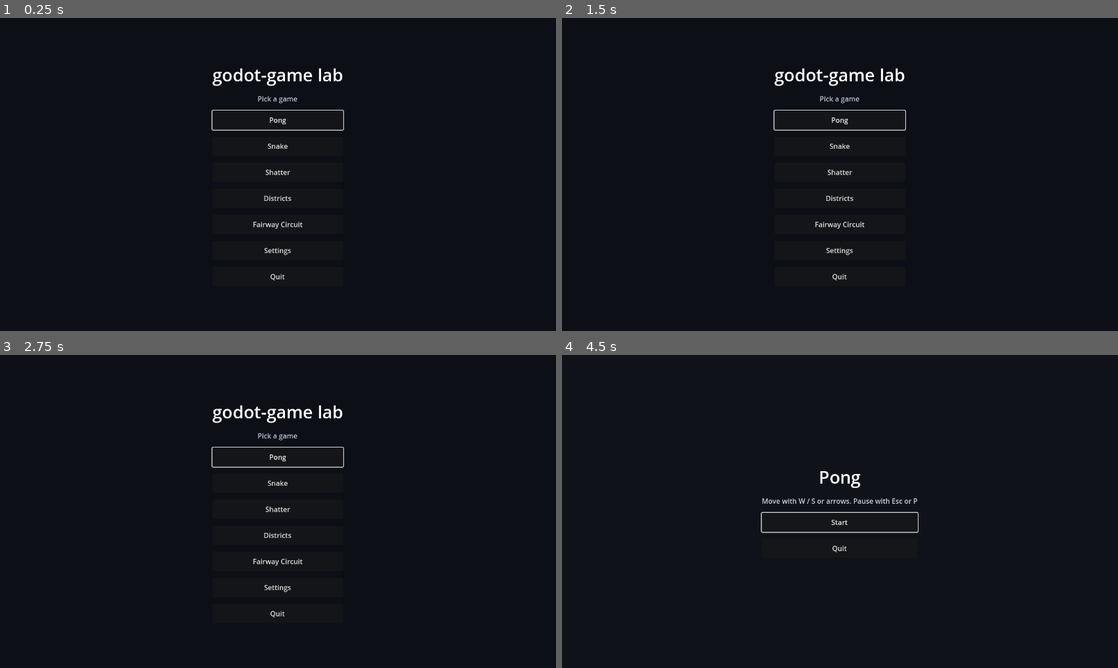
Above: before the commit, frames 1-4 (two rows, left to right).
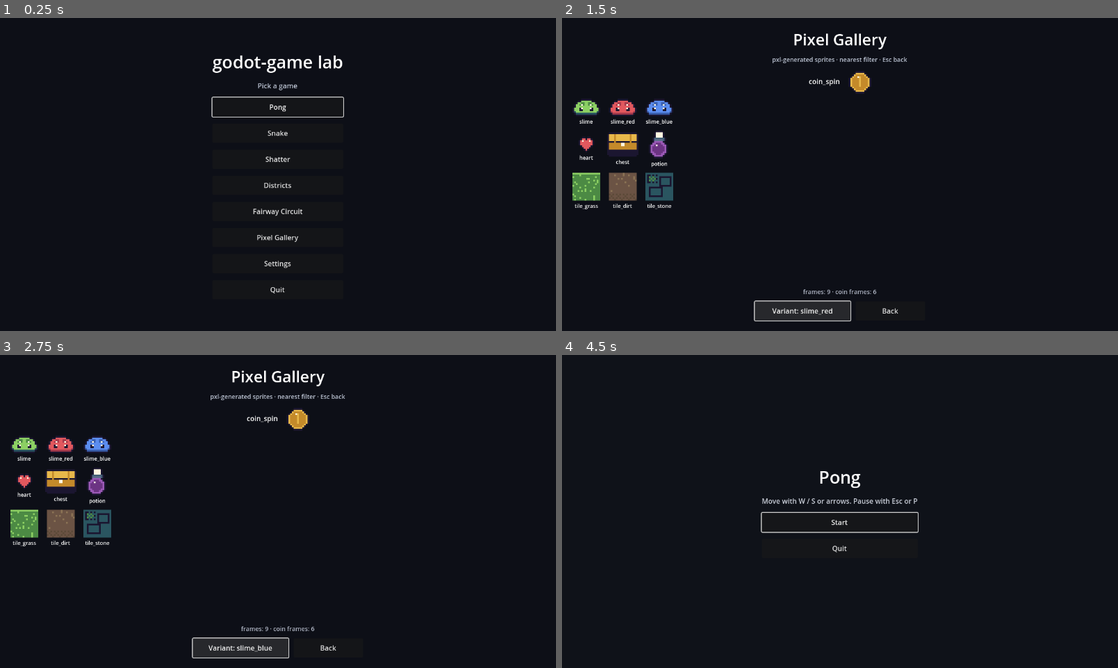
Above: after the commit, the same moments.

Repository: kblaszki/godot-game
Game: Godot game, scene res://lab/lab_host.tscn
Two runs of this game, one before a commit and one after it. Both use one fixed random seed, a clock stepped at 60 frames per second and the inputs below.
Inputs (mouse positions are in pixels of both pictures, inside the frame that each line leads up to):
- Up to frame 1 (0.25 s): no input
- Up to frame 2 (1.5 s): click (840, 237) at 0.5 s, where only the run after the commit has a clickable "Pixel Gallery"; click (801, 312) at 1.25 s, where only the run after the commit has a clickable "Variant: slime"
- Up to frame 3 (2.75 s): click (239, 649) at 2 s, where only the run after the commit has a clickable "Variant: slime_red"
- Up to frame 4 (4.5 s): click (801, 649) at 2.75 s, where only the run after the commit has a clickable "Variant: slime_blue"; click (890, 649) at 3.5 s, where only the run after the commit has a clickable "Back"; click "Pong" at 4.25 s

The runs differ from the first frame. In frame 1, 2.1% of the frame differs, in the area x 38-62%, y 12-88%; in frame 2, 6.0%, in the area x 1-62%, y 4-97%; in frame 3, 6.0%; in frame 4, nothing differs.

Commit message:
Add pxl pixel demo and Pixel Gallery lab scene.
Generate demo_sprites and coin_spin from art/pixel_demo, parse with PxlSheet, and wire a launcher entry with GUT flow coverage.

Diff:
--- /dev/null
+++ b/assets/pixel_demo/anims/coin_spin.json
@@ -0,0 +1,148 @@
+{
+ "frames": {
+  "coin_spin_0": {
+   "frame": {
+    "x": 0,
+    "y": 0,
+    "w": 14,
+    "h": 14
+   },
+   "rotated": false,
+   "trimmed": false,
+   "spriteSourceSize": {
+    "x": 0,
+    "y": 0,
+    "w": 14,
+    "h": 14
+   },
+   "sourceSize": {
+    "w": 14,
+    "h": 14
+   },
+   "duration": 100
+  },
+  "coin_spin_1": {
+   "frame": {
+    "x": 14,
+    "y": 0,
+    "w": 14,
+    "h": 14
+   },
+   "rotated": false,
+   "trimmed": false,
+   "spriteSourceSize": {
+    "x": 0,
+    "y": 0,
+    "w": 14,
+    "h": 14
+   },
+   "sourceSize": {
+    "w": 14,
+    "h": 14
+   },
+   "duration": 100
+  },
+  "coin_spin_2": {
+   "frame": {
+    "x": 28,
+    "y": 0,
+    "w": 14,
+    "h": 14
+   },
+   "rotated": false,
+   "trimmed": false,
+   "spriteSourceSize": {
+    "x": 0,
+    "y": 0,
+    "w": 14,
+    "h": 14
+   },
+   "sourceSize": {
+    "w": 14,
+    "h": 14
+   },
+   "duration": 100
+  },
+  "coin_spin_3": {
+   "frame": {
+    "x": 42,
+    "y": 0,
+    "w": 14,
+    "h": 14
+   },
+   "rotated": false,
+   "trimmed": false,
+   "spriteSourceSize": {
+    "x": 0,
+    "y": 0,
+    "w": 14,
+    "h": 14
+   },
+   "sourceSize": {
+    "w": 14,
+    "h": 14
+   },
+   "duration": 100
+  },
+  "coin_spin_4": {
+   "frame": {
+    "x": 56,
+    "y": 0,
+    "w": 14,
+    "h": 14
+   },
+   "rotated": false,
+   "trimmed": false,
+   "spriteSourceSize": {
+    "x": 0,
+    "y": 0,
+    "w": 14,
+    "h": 14
+   },
+   "sourceSize": {
+    "w": 14,
+    "h": 14
+   },
+   "duration": 100
+  },
+  "coin_spin_5": {
+   "frame": {
+    "x": 70,
+    "y": 0,
+    "w": 14,
+    "h": 14
+   },
+   "rotated": false,
+   "trimmed": false,
+   "spriteSourceSize": {
+    "x": 0,
+    "y": 0,
+    "w": 14,
+    "h": 14
+   },
+   "sourceSize": {
+    "w": 14,
+    "h": 14
+   },
+   "duration": 100
+  }
+ },
+ "meta": {
+  "app": "pxl",
+  "image": "coin_spin.png",
+  "format": "RGBA8888",
+  "size": {
+   "w": 84,
+   "h": 14
+  },
+  "scale": "1",
+  "frameTags": [
+   {
+    "name": "coin_spin",
+    "from": 0,
+    "to": 5,
+    "direction": "forward"
+   }
+  ]
+ }
+}
--- /dev/null
+++ b/assets/pixel_demo/demo_sprites.json
@@ -0,0 +1,194 @@
+{
+ "frames": {
+  "slime": {
+   "frame": {
+    "x": 0,
+    "y": 0,
+    "w": 16,
+    "h": 10
+   },
+   "rotated": false,
+   "trimmed": false,
+   "spriteSourceSize": {
+    "x": 0,
+    "y": 0,
+    "w": 16,
+    "h": 10
+   },
+   "sourceSize": {
+    "w": 16,
+    "h": 10
+   }
+  },
+  "slime_red": {
+   "frame": {
+    "x": 17,
+    "y": 0,
+    "w": 16,
+    "h": 10
+   },
+   "rotated": false,
+   "trimmed": false,
+   "spriteSourceSize": {
+    "x": 0,
+    "y": 0,
+    "w": 16,
+    "h": 10
+   },
+   "sourceSize": {
+    "w": 16,
+    "h": 10
+   }
+  },
+  "slime_blue": {
+   "frame": {
+    "x": 34,
+    "y": 0,
+    "w": 16,
+    "h": 10
+   },
+   "rotated": false,
+   "trimmed": false,
+   "spriteSourceSize": {
+    "x": 0,
+    "y": 0,
+    "w": 16,
+    "h": 10
+   },
+   "sourceSize": {
+    "w": 16,
+    "h": 10
+   }
+  },
+  "heart": {
+   "frame": {
+    "x": 0,
+    "y": 11,
+    "w": 9,
+    "h": 9
+   },
+   "rotated": false,
+   "trimmed": false,
+   "spriteSourceSize": {
+    "x": 0,
+    "y": 0,
+    "w": 9,
+    "h": 9
+   },
+   "sourceSize": {
+    "w": 9,
+    "h": 9
+   }
+  },
+  "chest": {
+   "frame": {
+    "x": 10,
+    "y": 11,
+    "w": 18,
+    "h": 14
+   },
+   "rotated": false,
+   "trimmed": false,
+   "spriteSourceSize": {
+    "x": 0,
+    "y": 0,
+    "w": 18,
+    "h": 14
+   },
+   "sourceSize": {
+    "w": 18,
+    "h": 14
+   }
+  },
+  "potion": {
+   "frame": {
+    "x": 29,
+    "y": 11,
+    "w": 12,
+    "h": 16
+   },
+   "rotated": false,
+   "trimmed": false,
+   "spriteSourceSize": {
+    "x": 0,
+    "y": 0,
+    "w": 12,
+    "h": 16
+   },
+   "sourceSize": {
+    "w": 12,
+    "h": 16
+   }
+  },
+  "tile_grass": {
+   "frame": {
+    "x": 0,
+    "y": 28,
+    "w": 16,
+    "h": 16
+   },
+   "rotated": false,
+   "trimmed": false,
+   "spriteSourceSize": {
+    "x": 0,
+    "y": 0,
+    "w": 16,
+    "h": 16
+   },
+   "sourceSize": {
+    "w": 16,
+    "h": 16
+   }
+  },
+  "tile_dirt": {
+   "frame": {
+    "x": 17,
+    "y": 28,
+    "w": 16,
+    "h": 16
+   },
+   "rotated": false,
+   "trimmed": false,
+   "spriteSourceSize": {
+    "x": 0,
+    "y": 0,
+    "w": 16,
+    "h": 16
+   },
+   "sourceSize": {
+    "w": 16,
+    "h": 16
+   }
+  },
+  "tile_stone": {
+   "frame": {
+    "x": 34,
+    "y": 28,
+    "w": 16,
+    "h": 16
+   },
+   "rotated": false,
+   "trimmed": false,
+   "spriteSourceSize": {
+    "x": 0,
+    "y": 0,
+    "w": 16,
+    "h": 16
+   },
+   "sourceSize": {
+    "w": 16,
+    "h": 16
+   }
+  }
+ },
+ "meta": {
+  "app": "pxl",
+  "image": "demo_sprites.png",
+  "format": "RGBA8888",
+  "size": {
+   "w": 50,
+   "h": 44
+  },
+  "scale": "1"
+ }
+}
--- a/lab/launcher.gd
+++ b/lab/launcher.gd
@@ -9,6 +9,7 @@
 	{"title": "Fairway Circuit", "host_path": "res://games/minigolf/app/host.tscn"},
 ]
 const SETTINGS_PATH := "res://lab/settings.tscn"
+const PIXEL_GALLERY_PATH := "res://lab/pixel_gallery.tscn"
 
 @onready var _column: VBoxContainer = $Center/Column
 
@@ -24,6 +25,11 @@
 		if _column.get_child_count() == 3:
 			# Title + Hint are first; first game button gets focus.
 			button.grab_focus()
+	var gallery := Button.new()
+	gallery.custom_minimum_size = Vector2(280, 44)
+	gallery.text = "Pixel Gallery"
+	gallery.pressed.connect(_on_pixel_gallery_pressed)
+	_column.add_child(gallery)
 	var settings := Button.new()
 	settings.custom_minimum_size = Vector2(280, 44)
 	settings.text = "Settings"
@@ -40,9 +46,12 @@
 	_submit(SceneRequest.replace(host_path))
 
 
+func _on_pixel_gallery_pressed() -> void:
+	_submit(SceneRequest.replace(PIXEL_GALLERY_PATH))
+
+
 func _on_settings_pressed() -> void:
 	_submit(SceneRequest.replace(SETTINGS_PATH))
-
 
 func _on_quit_pressed() -> void:
 	_submit(SceneRequest.quit())
--- /dev/null
+++ b/lab/pixel_gallery.gd
@@ -0,0 +1,151 @@
+extends Control
+
+const LAUNCHER_PATH := "res://lab/launcher.tscn"
+const SHEET_PNG := "res://assets/pixel_demo/demo_sprites.png"
+const SHEET_JSON := "res://assets/pixel_demo/demo_sprites.json"
+const ANIM_PNG := "res://assets/pixel_demo/anims/coin_spin.png"
+const ANIM_JSON := "res://assets/pixel_demo/anims/coin_spin.json"
+const DISPLAY_SCALE := 4
+
+const SLIME_VARIANTS: Array[StringName] = [&"slime", &"slime_red", &"slime_blue"]
+
+var _sheet: PxlSheet
+var _anim: PxlSheet
+var _sheet_tex: Texture2D
+var _anim_tex: Texture2D
+var _slime_index: int = 0
+var _anim_index: int = 0
+var _anim_elapsed_ms: float = 0.0
+var _last_replace_path: String = ""
+
+@onready var _grid: GridContainer = $Margin/Column/Scroll/Grid
+@onready var _variant_btn: Button = $Margin/Column/Buttons/Variant
+@onready var _back_btn: Button = $Margin/Column/Buttons/Back
+@onready var _coin_rect: TextureRect = $Margin/Column/AnimRow/Coin
+@onready var _status: Label = $Margin/Column/Status
+
+
+func _ready() -> void:
+	texture_filter = TEXTURE_FILTER_NEAREST
+	_sheet_tex = load(SHEET_PNG) as Texture2D
+	_anim_tex = load(ANIM_PNG) as Texture2D
+	_sheet = PxlSheet.parse(FileAccess.get_file_as_string(SHEET_JSON))
+	_anim = PxlSheet.parse(FileAccess.get_file_as_string(ANIM_JSON))
+	_variant_btn.pressed.connect(_on_variant_pressed)
+	_back_btn.pressed.connect(_on_back_pressed)
+	_rebuild_grid()
+	_apply_slime_variant()
+	_apply_anim_frame(0)
+	_status.text = "frames: %d · coin frames: %d" % [
+		_sheet.frame_names().size() if _sheet.is_valid() else 0,
+		_anim.frame_names().size() if _anim.is_valid() else 0,
+	]
+	_back_btn.grab_focus()
+
+
+func _process(delta: float) -> void:
+	if _anim == null or not _anim.is_valid():
+		return
+	var names := _anim.tag_frames(&"coin_spin")
+	if names.is_empty():
+		names = _anim.frame_names()
+	if names.is_empty():
+		return
+	_anim_elapsed_ms += delta * 1000.0
+	var dur := float(_anim.frame_duration_ms(StringName(names[_anim_index])))
+	if _anim_elapsed_ms >= dur:
+		_anim_elapsed_ms = 0.0
+		_anim_index = (_anim_index + 1) % names.size()
+		_apply_anim_frame(_anim_index)
+
+
+func sheet_frame_count() -> int:
+	if _sheet == null or not _sheet.is_valid():
+		return 0
+	return _sheet.frame_names().size()
+
+
+func cycle_variant() -> StringName:
+	_slime_index = (_slime_index + 1) % SLIME_VARIANTS.size()
+	_apply_slime_variant()
+	return SLIME_VARIANTS[_slime_index]
+
+
+func last_replace_path() -> String:
+	return _last_replace_path
+
+
+func _on_variant_pressed() -> void:
+	cycle_variant()
+
+
+func _on_back_pressed() -> void:
+	_last_replace_path = LAUNCHER_PATH
+	_submit(SceneRequest.replace(LAUNCHER_PATH))
+
+
+func _unhandled_input(event: InputEvent) -> void:
+	if event.is_action_pressed("ui_cancel"):
+		_on_back_pressed()
+		get_viewport().set_input_as_handled()
+
+
+func _rebuild_grid() -> void:
+	for child in _grid.get_children():
+		child.queue_free()
+	if _sheet == null or not _sheet.is_valid() or _sheet_tex == null:
+		return
+	for name in _sheet.frame_names():
+		var cell := VBoxContainer.new()
+		cell.alignment = BoxContainer.ALIGNMENT_CENTER
+		var tr := TextureRect.new()
+		tr.texture_filter = TEXTURE_FILTER_NEAREST
+		tr.expand_mode = TextureRect.EXPAND_IGNORE_SIZE
+		tr.stretch_mode = TextureRect.STRETCH_KEEP_ASPECT_CENTERED
+		var rect := _sheet.frame_rect(StringName(name))
+		var atlas := AtlasTexture.new()
+		atlas.atlas = _sheet_tex
+		atlas.region = Rect2(rect)
+		tr.texture = atlas
+		tr.custom_minimum_size = Vector2(rect.size) * float(DISPLAY_SCALE)
+		var label := Label.new()
+		label.text = String(name)
+		label.horizontal_alignment = HORIZONTAL_ALIGNMENT_CENTER
+		label.add_theme_font_size_override("font_size", 12)
+		cell.add_child(tr)
+		cell.add_child(label)
+		_grid.add_child(cell)
+
+
+func _apply_slime_variant() -> void:
+	if _sheet == null or not _sheet.is_valid() or _sheet_tex == null:
+		return
+	var name := SLIME_VARIANTS[_slime_index]
+	_variant_btn.text = "Variant: %s" % String(name)
+	# Highlight by rebuilding status; grid already shows all variants.
+
+
+func _apply_anim_frame(index: int) -> void:
+	if _anim == null or not _anim.is_valid() or _anim_tex == null:
+		return
+	var names := _anim.tag_frames(&"coin_spin")
+	if names.is_empty():
+		names = _anim.frame_names()
+	if names.is_empty():
+		return
+	index = clampi(index, 0, names.size() - 1)
+	var rect := _anim.frame_rect(StringName(names[index]))
+	var atlas := AtlasTexture.new()
+	atlas.atlas = _anim_tex
+	atlas.region = Rect2(rect)
+	_coin_rect.texture = atlas
+	_coin_rect.custom_minimum_size = Vector2(rect.size) * float(DISPLAY_SCALE)
+
+
+func _submit(req: SceneRequest) -> void:
+	var node: Node = get_parent()
+	while node != null:
+		if node.has_method("submit"):
+			node.call("submit", req)
+			return
+		node = node.get_parent()
--- /dev/null
+++ b/lab/pixel_gallery.tscn
@@ -0,0 +1,102 @@
+[gd_scene load_steps=2 format=3]
+
+[ext_resource type="Script" path="res://lab/pixel_gallery.gd" id="1_gallery"]
+
+[node name="PixelGallery" type="Control"]
+layout_mode = 3
+anchors_preset = 15
+anchor_right = 1.0
+anchor_bottom = 1.0
+grow_horizontal = 2
+grow_vertical = 2
+script = ExtResource("1_gallery")
+
+[node name="Background" type="ColorRect" parent="."]
+layout_mode = 1
+anchors_preset = 15
+anchor_right = 1.0
+anchor_bottom = 1.0
+grow_horizontal = 2
+grow_vertical = 2
+mouse_filter = 2
+color = Color(0.05, 0.06, 0.09, 1)
+
+[node name="Margin" type="MarginContainer" parent="."]
+layout_mode = 1
+anchors_preset = 15
+anchor_right = 1.0
+anchor_bottom = 1.0
+grow_horizontal = 2
+grow_vertical = 2
+theme_override_constants/margin_left = 24
+theme_override_constants/margin_top = 24
+theme_override_constants/margin_right = 24
+theme_override_constants/margin_bottom = 24
+
+[node name="Column" type="VBoxContainer" parent="Margin"]
+layout_mode = 2
+theme_override_constants/separation = 12
+
+[node name="Title" type="Label" parent="Margin/Column"]
+layout_mode = 2
+theme_override_colors/font_color = Color(1, 1, 1, 1)
+theme_override_font_sizes/font_size = 36
+text = "Pixel Gallery"
+horizontal_alignment = 1
+
+[node name="Hint" type="Label" parent="Margin/Column"]
+layout_mode = 2
+theme_override_colors/font_color = Color(0.75, 0.78, 0.84, 1)
+theme_override_font_sizes/font_size = 14
+text = "pxl-generated sprites · nearest filter · Esc back"
+horizontal_alignment = 1
+
+[node name="AnimRow" type="HBoxContainer" parent="Margin/Column"]
+layout_mode = 2
+alignment = 1
+theme_override_constants/separation = 16
+
+[node name="CoinLabel" type="Label" parent="Margin/Column/AnimRow"]
+layout_mode = 2
+theme_override_colors/font_color = Color(1, 1, 1, 1)
+text = "coin_spin"
+vertical_alignment = 1
+
+[node name="Coin" type="TextureRect" parent="Margin/Column/AnimRow"]
+custom_minimum_size = Vector2(56, 56)
+layout_mode = 2
+texture_filter = 1
+stretch_mode = 5
+
+[node name="Scroll" type="ScrollContainer" parent="Margin/Column"]
+layout_mode = 2
+size_flags_vertical = 3
+
+[node name="Grid" type="GridContainer" parent="Margin/Column/Scroll"]
+layout_mode = 2
+size_flags_horizontal = 3
+theme_override_constants/h_separation = 16
+theme_override_constants/v_separation = 12
+columns = 3
+
+[node name="Status" type="Label" parent="Margin/Column"]
+layout_mode = 2
+theme_override_colors/font_color = Color(0.7, 0.72, 0.78, 1)
+theme_override_font_sizes/font_size = 14
+text = "frames: —"
+horizontal_alignment = 1
+
+[node name="Buttons" type="HBoxContainer" parent="Margin/Column"]
+layout_mode = 2
+alignment = 1
+theme_override_constants/separation = 12
+
+[node name="Variant" type="Button" parent="Margin/Column/Buttons"]
+custom_minimum_size = Vector2(220, 44)
+layout_mode = 2
+text = "Variant: slime"
+
+[node name="Back" type="Button" parent="Margin/Column/Buttons"]
+custom_minimum_size = Vector2(160, 44)
+layout_mode = 2
+text = "Back"
--- /dev/null
+++ b/tests/lab/pixel_gallery_flow_test.gd
@@ -0,0 +1,37 @@
+extends GutTest
+
+const LAB_HOST_PATH := "res://lab/lab_host.tscn"
+const LAUNCHER_PATH := "res://lab/launcher.tscn"
+const GALLERY_PATH := "res://lab/pixel_gallery.tscn"
+
+
+func test_gallery_should_load_sheet_and_cycle_variant() -> void:
+	var lab: Node = load(LAB_HOST_PATH).instantiate()
+	add_child_autofree(lab)
+	await wait_frames(1)
+	lab.submit(SceneRequest.replace(GALLERY_PATH))
+	lab._flush()
+	await wait_frames(1)
+	var gallery: Node = lab.get_node("Content").get_child(0)
+	assert_eq(str(gallery.get_meta("scene_path")), GALLERY_PATH)
+	assert_eq(gallery.sheet_frame_count(), 9)
+	var first: StringName = gallery.cycle_variant()
+	assert_eq(String(first), "slime_red")
+	var second: StringName = gallery.cycle_variant()
+	assert_eq(String(second), "slime_blue")
+	gallery._on_back_pressed()
+	assert_eq(gallery.last_replace_path(), LAUNCHER_PATH)
+	lab._flush()
+	await wait_frames(1)
+	assert_eq(str(lab.get_node("Content").get_child(0).get_meta("scene_path")), LAUNCHER_PATH)
+
+
+func test_launcher_should_open_pixel_gallery() -> void:
+	var lab: Node = load(LAB_HOST_PATH).instantiate()
+	add_child_autofree(lab)
+	await wait_frames(1)
+	var launcher: Node = lab.get_node("Content").get_child(0)
+	launcher._on_pixel_gallery_pressed()
+	lab._flush()
+	await wait_frames(1)
+	assert_eq(str(lab.get_node("Content").get_child(0).get_meta("scene_path")), GALLERY_PATH)
Not shown, added: art/.gdignore
Binary file added: assets/pixel_demo/anims/coin_spin.gif
Binary file added: assets/pixel_demo/anims/coin_spin.png
Not shown, added: assets/pixel_demo/anims/coin_spin.png.import
Binary file added: assets/pixel_demo/demo_sprites.png
Not shown, added: assets/pixel_demo/demo_sprites.png.import
Binary file added: assets/pixel_demo/sprites/chest.png
Not shown, added: assets/pixel_demo/sprites/chest.png.import
Binary file added: assets/pixel_demo/sprites/heart.png
Not shown, added: assets/pixel_demo/sprites/heart.png.import
Binary file added: assets/pixel_demo/sprites/potion.png
Not shown, added: assets/pixel_demo/sprites/potion.png.import
(and 12 more such lines)
